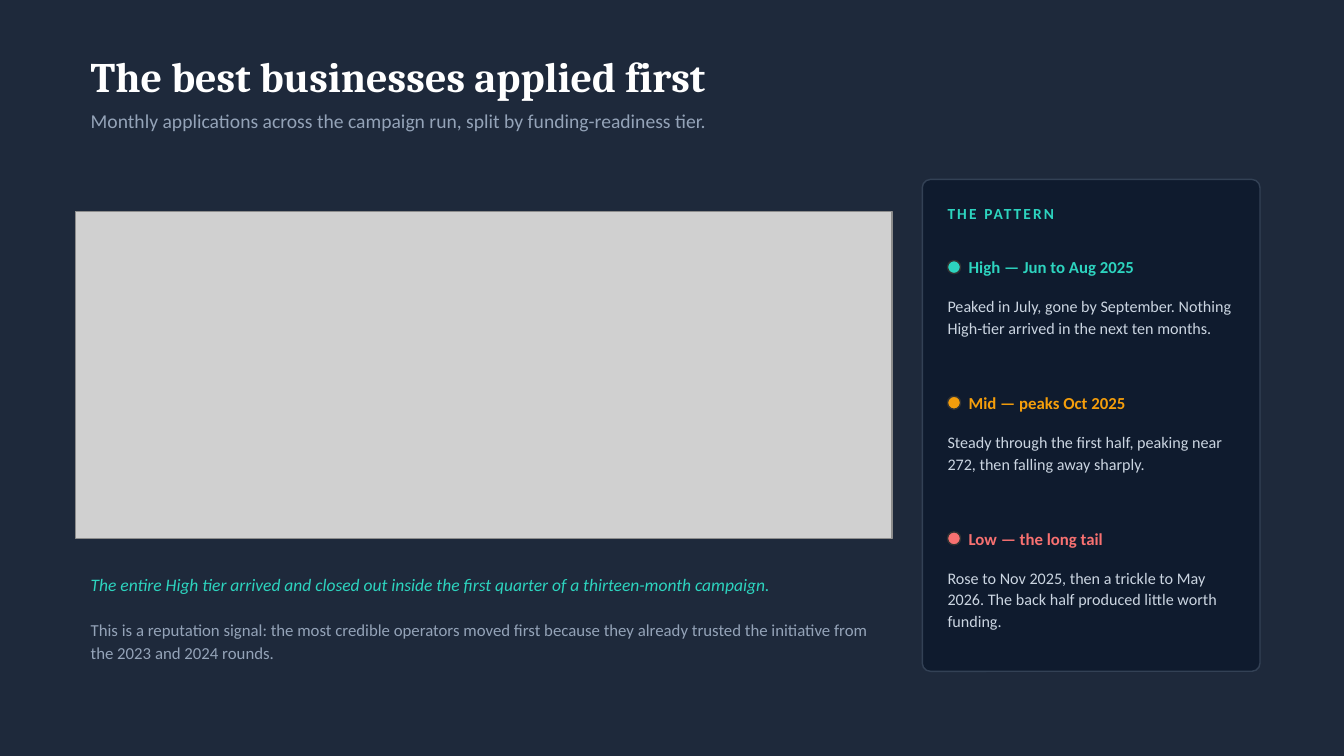
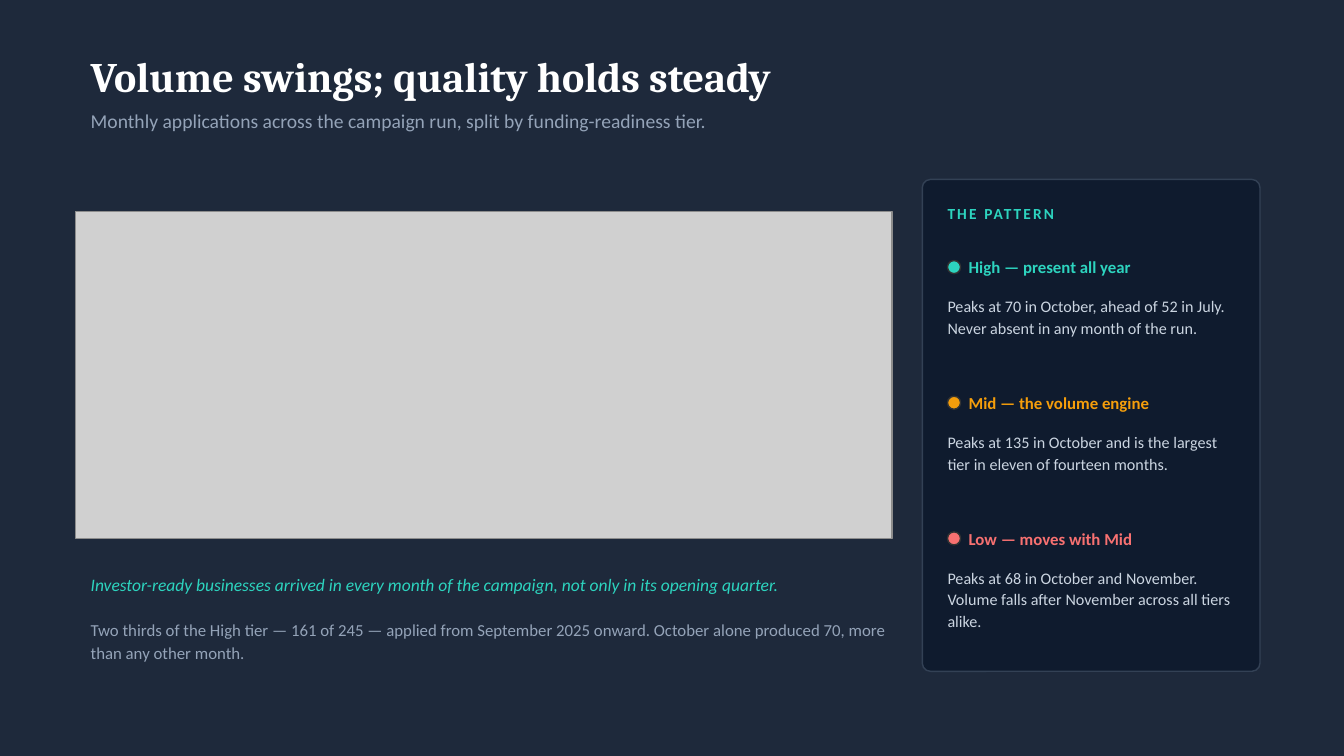
Before and after one commit to MainDevWork/SME_Capital_Funding_Optimization, a slide deck: slide 10 of Documents/Reports/Insights_&_Actionable_Decisions.pptx. Drawn at 1344x756 pixels with LibreOffice and Linux fonts; fonts in the diff are those of the drawing; grey boxes stand for pictures. Boxes give left, top, right and bottom in pixels: in the first picture for what was removed or moved away, otherwise in the second. Text is boxed around its words. In the diff, an @@ line names an element or a change of style, - is before the commit and + after.

```diff
--- a/Documents/Reports/Insights_&_Actionable_Decisions.pptx
+++ b/Documents/Reports/Insights_&_Actionable_Decisions.pptx
@@ text at (91, 62, 771, 102): text changed @@
-The best businesses applied first
+Volume swings; quality holds steady
@@ text at (969, 261, 1130, 276): text changed @@
-High — Jun to Aug 2025
+High — present all year
@@ text at (948, 301, 1225, 337): text changed @@
-Peaked in July, gone by September. Nothing High-tier arrived in the next ten months.
+Peaks at 70 in October, ahead of 52 in July. Never absent in any month of the run.
@@ text at (969, 397, 1149, 412): text changed @@
-Mid — peaks Oct 2025
+Mid — the volume engine
@@ text at (948, 437, 1217, 470): text changed @@
-Steady through the first half, peaking near 272, then falling away sharply.
+Peaks at 135 in October and is the largest tier in eleven of fourteen months.
@@ text at (969, 533, 1132, 545): text changed @@
-Low — the long tail
+Low — moves with Mid
@@ text at (91, 579, 778, 594): text changed @@
-The entire High tier arrived and closed out inside the first quarter of a thirteen-month campaign.
+Investor-ready businesses arrived in every month of the campaign, not only in its opening quarter.
@@ text at (948, 573, 1230, 627): text changed @@
-Rose to Nov 2025, then a trickle to May 2026. The back half produced little worth funding.
+Peaks at 68 in October and November. Volume falls after November across all tiers alike.
@@ text at (91, 624, 885, 662): text changed @@
-This is a reputation signal: the most credible operators moved first because they already trusted the initiative from the 2023 and 2024 rounds.
+Two thirds of the High tier — 161 of 245 — applied from September 2025 onward. October alone produced 70, more than any other month.
```
Also in this commit, not shown: 8 other slides changed, 2 other files.
